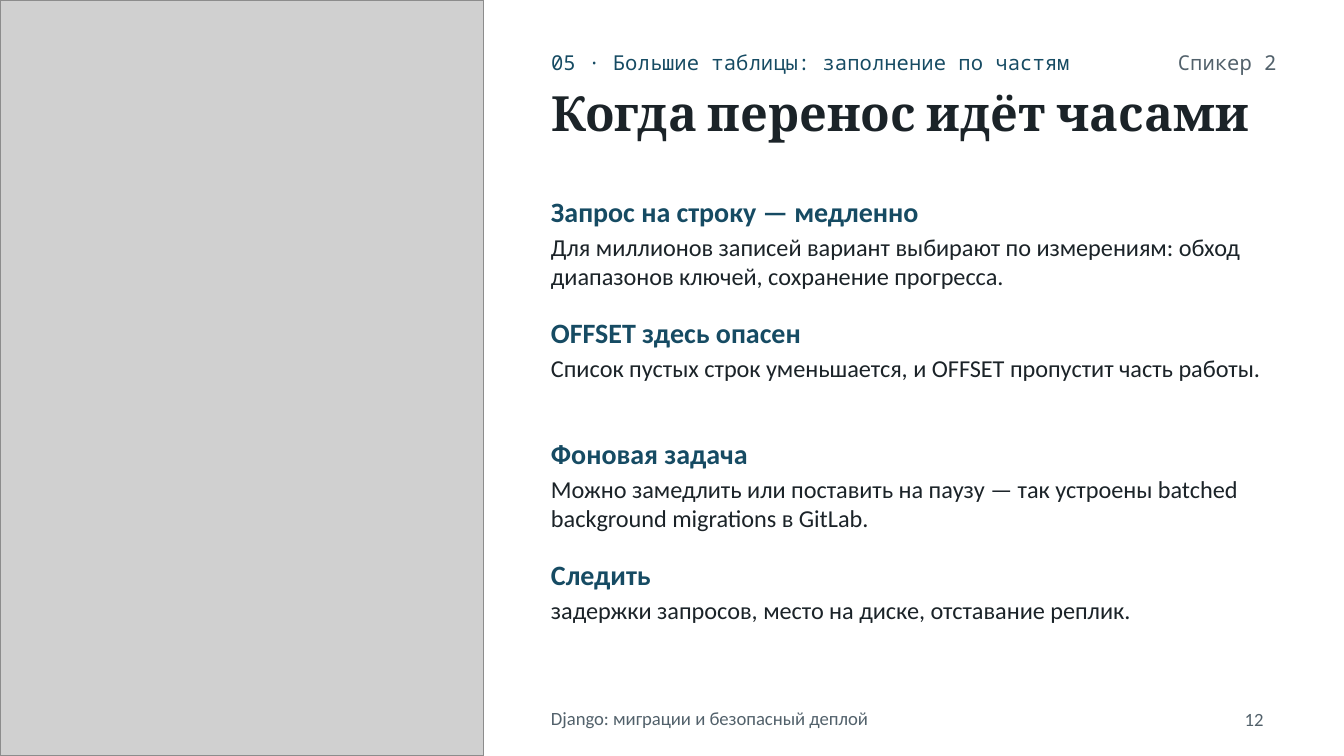
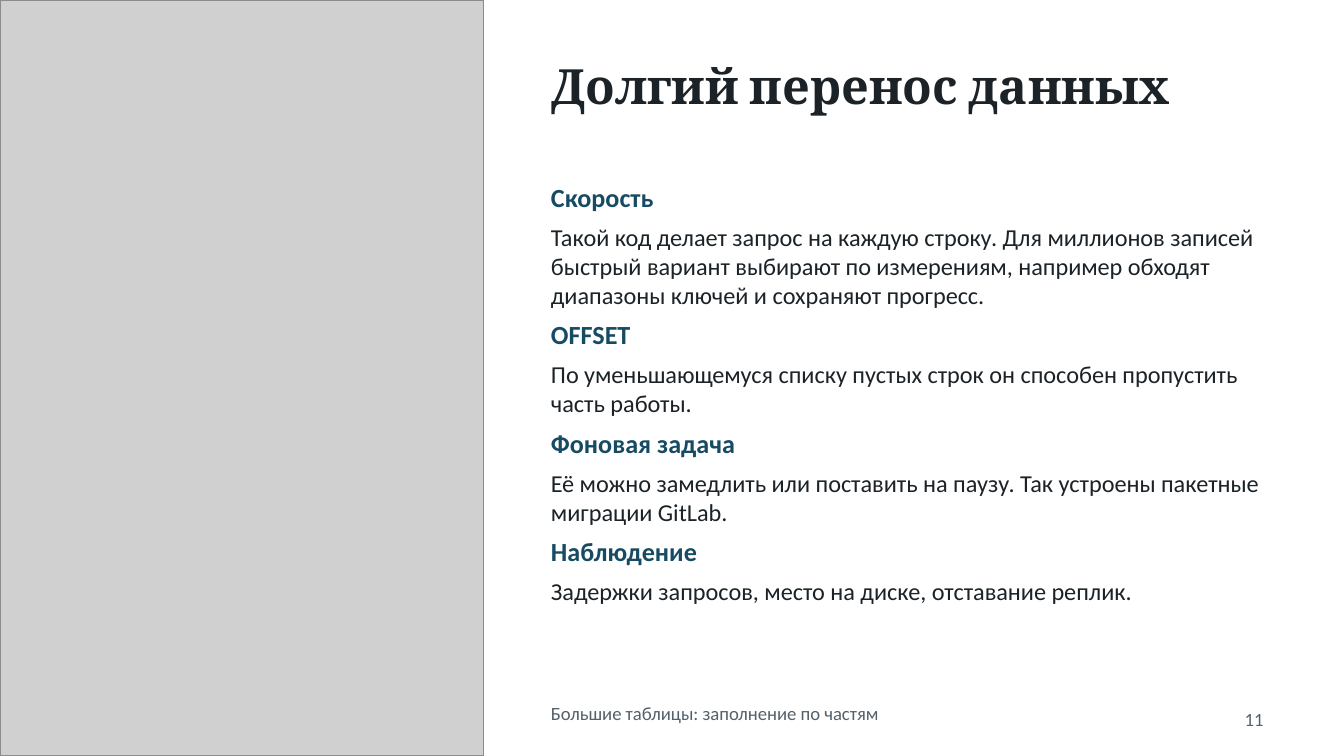
Before and after one commit to Aalerti/django-migrations-report, a slide deck: slide 11 of django_migrations_presentation.pptx (slide 12 before the commit). Drawn at 1344x756 pixels with LibreOffice and Linux fonts; fonts in the diff are those of the drawing; grey boxes stand for pictures. Boxes give left, top, right and bottom in pixels: in the first picture for what was removed or moved away, otherwise in the second. Text is boxed around its words. In the diff, an @@ line names an element or a change of style, - is before the commit and + after.

```diff
--- a/django_migrations_presentation.pptx
+++ b/django_migrations_presentation.pptx
@@ text removed at (x1=1178, y1=55, x2=1276, y2=75) @@
-Спикер 2
@@ title at (x1=551, y1=67, x2=1171, y2=116): text changed @@
-Когда перенос идёт часами
+Долгий перенос данных
@@ text at (x1=551, y1=190, x2=1259, y2=604): text changed @@
-Запрос на строку — медленно
-Для миллионов записей вариант выбирают по измерениям: обход диапазонов ключей, сохранение прогресса.
+Скорость
+Такой код делает запрос на каждую строку. Для миллионов записей быстрый вариант выбирают по измерениям, например обходят диапазоны ключей и сохраняют прогресс.
+OFFSET
+По уменьшающемуся списку пустых строк он способен пропустить часть работы.
+Фоновая задача
+Её можно замедлить или поставить на паузу. Так устроены пакетные миграции GitLab.
+Наблюдение
+Задержки запросов, место на диске, отставание реплик.
@@ text removed at (x1=551, y1=324, x2=1260, y2=381) @@
-OFFSET здесь опасен
-Список пустых строк уменьшается, и OFFSET пропустит часть работы.
@@ text removed at (x1=551, y1=445, x2=1238, y2=531) @@
-Фоновая задача
-Можно замедлить или поставить на паузу — так устроены batched background migrations в GitLab.
@@ text removed at (x1=551, y1=566, x2=1130, y2=623) @@
-Следить
-задержки запросов, место на диске, отставание реплик.
@@ text at (x1=551, y1=707, x2=878, y2=723): text changed; size 11 to 10 pt; font Noto Sans Mono to Calibri; text colour #164B63 to #52616B @@
-05 · Большие таблицы: заполнение по частям
+Большие таблицы: заполнение по частям
@@ text "Большие таблицы: заполнение по частям" at (x1=551, y1=707, x2=878, y2=723): vertical alignment middle to top @@
@@ text removed at (x1=551, y1=712, x2=868, y2=728) @@
-Django: миграции и безопасный деплой
@@ page number at (x1=1245, y1=714, x2=1264, y2=726): text changed @@
-12
+11
```
Also in this commit, not shown: 17 other slides changed, 2 slides added, 3 slides removed, 1 other file.
